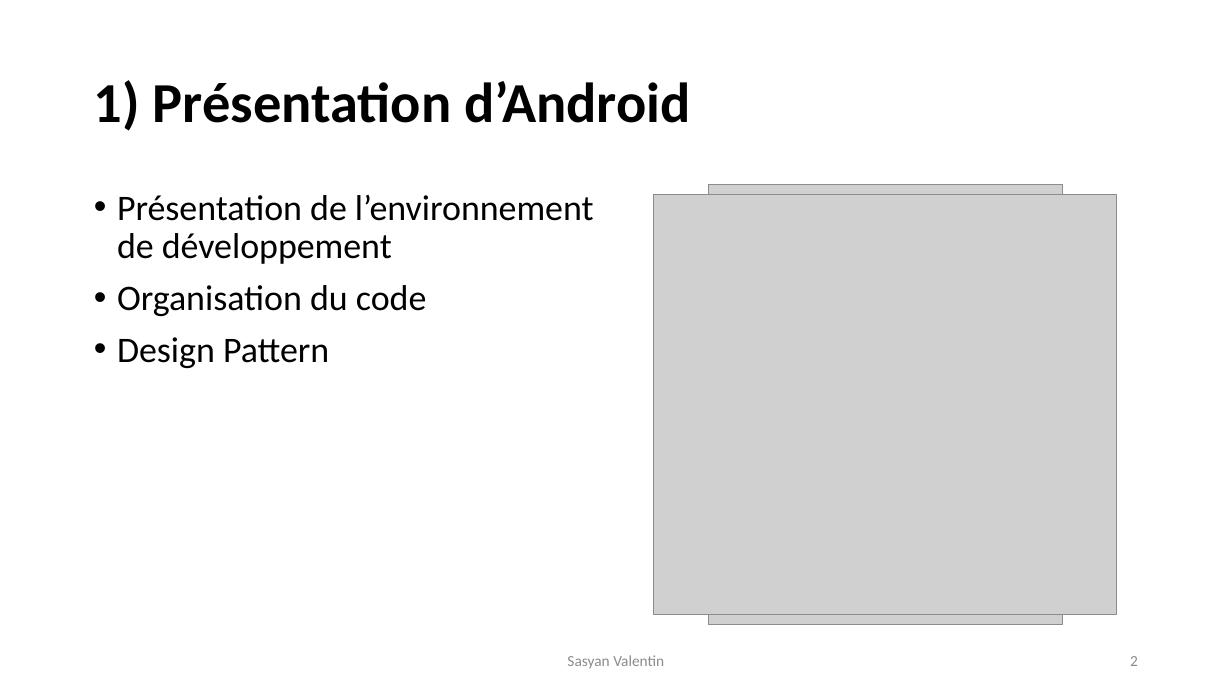
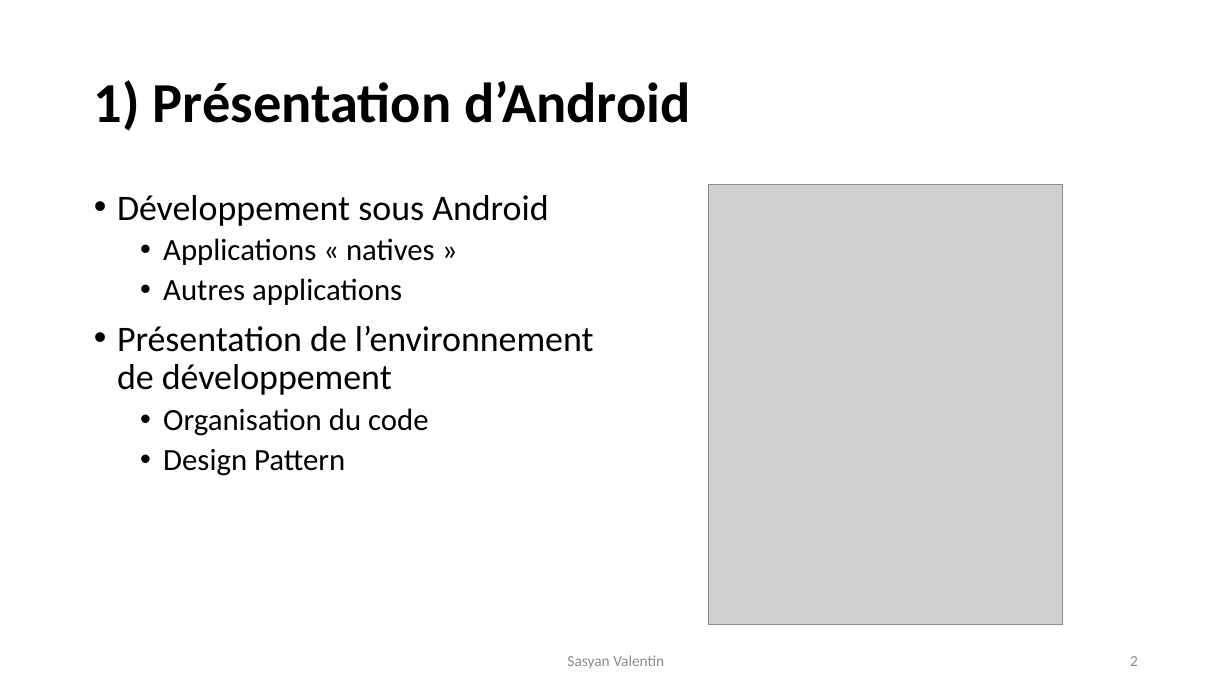
Before and after one commit to VSasyan/AndroidENSG, a slide deck: slide 2 of plan_du_cours.pptx. Drawn at 1232x693 pixels with LibreOffice and Linux fonts; fonts in the diff are those of the drawing; grey boxes stand for pictures. Boxes give left, top, right and bottom in pixels: in the first picture for what was removed or moved away, otherwise in the second. Text is boxed around its words. In the diff, an @@ line names an element or a change of style, - is before the commit and + after.

```diff
--- a/plan_du_cours.pptx
+++ b/plan_du_cours.pptx
@@ text at [117, 195, 548, 305]: paragraphs added @@
+• Développement sous Android
+  • Applications « natives »
+  • Autres applications
@@ picture removed at [654, 194, 1117, 615] @@
@@ text at [163, 408, 429, 476]: size 28 to 24 pt in "Organisation du code", "Design Pattern"; list level 1 to 2 in "Organisation du code"; list level 1 to 2 in "Design Pattern" @@
```
Also in this commit, not shown: 5 other slides changed, 1 slide added, 16 other files.
